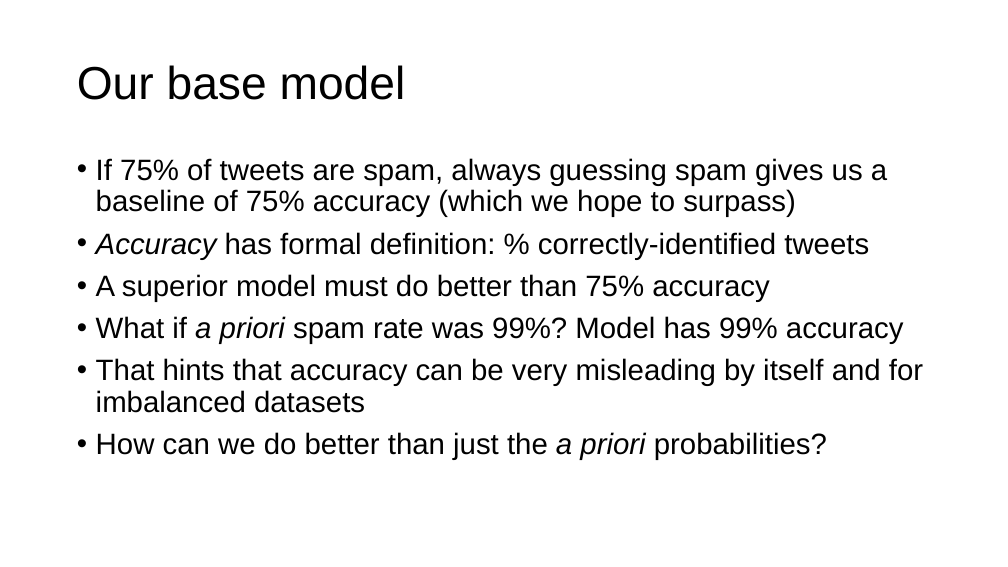
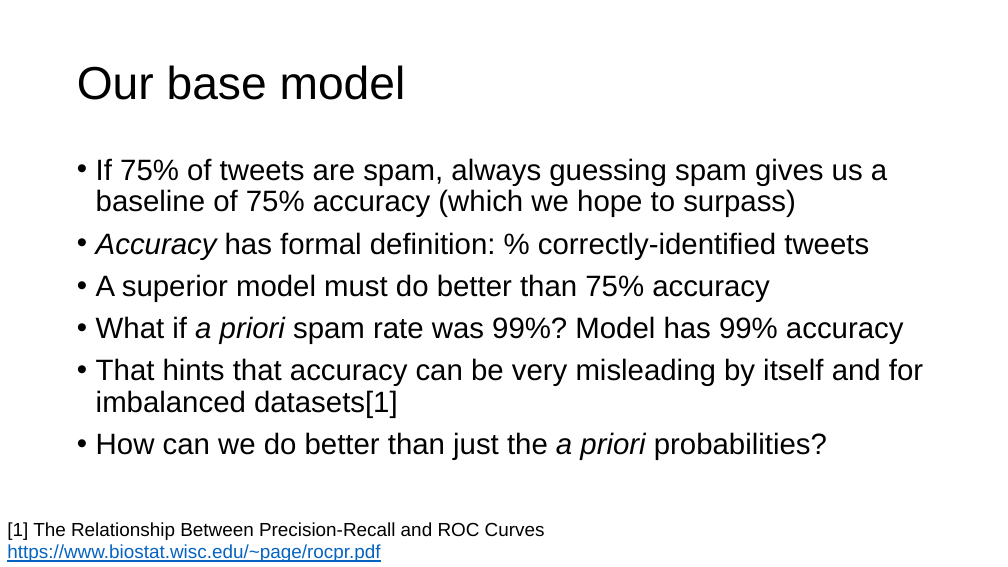
Before and after one commit to parrt/msds621, a slide deck: slide 4 of lectures/naive-bayes.pptx. Drawn at 1008x567 pixels with LibreOffice and Linux fonts; fonts in the diff are those of the drawing; background and template pictures are left out. Boxes give left, top, right and bottom in pixels: in the first picture for what was removed or moved away, otherwise in the second. Text is boxed around its words. In the diff, an @@ line names an element or a change of style, - is before the commit and + after.

```diff
--- a/lectures/naive-bayes.pptx
+++ b/lectures/naive-bayes.pptx
@@ text at [96, 358, 923, 418]: text changed @@
-• That hints that accuracy can be very misleading by itself and for imbalanced datasets
+• That hints that accuracy can be very misleading by itself and for imbalanced datasets[1]
@@ text added at [7, 522, 545, 562], 18 pt, text #000000 @@
+[1] The Relationship Between Precision-Recall and ROC Curves
+https://www.biostat.wisc.edu/~page/rocpr.pdf
```
Also in this commit, not shown: 1 other file.
